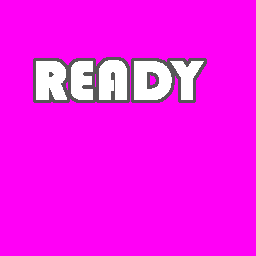
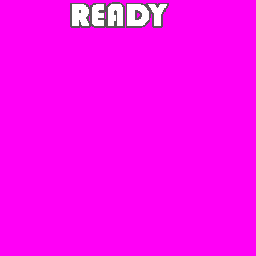
Layer changes from the first 256px x 256px image to the second:
painted on "READY" (1st of 2) over [36, 4, 204, 100]
painted on "Layer 3" over [33, 2, 207, 103]
